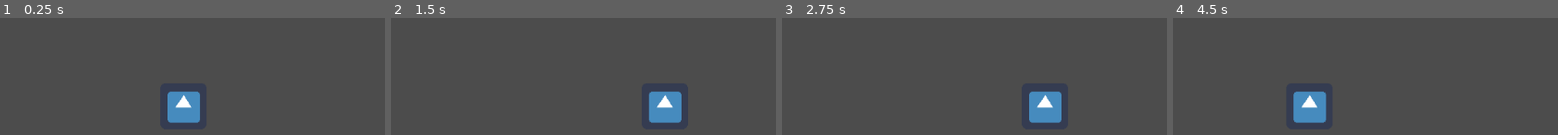
Above: before the commit, frames 1-4 (left to right).
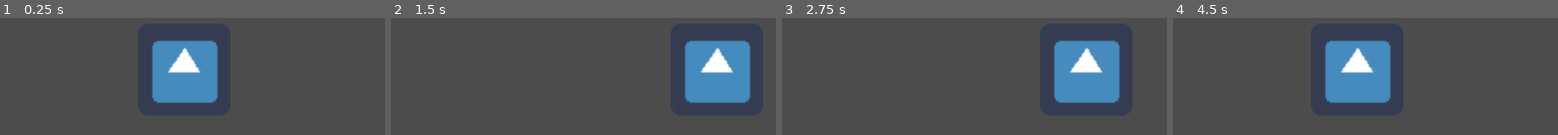
Above: after the commit, the same moments.

Repository: idontkillcoyotes/godot-rodri
Game: Godot game, scene res://Node2D.tscn
Same seed, same stepped clock (60 frames per second), same inputs: the game is played once before the commit and once after it. The project has no main scene, so this scene is started directly. The engine's default icon, where the game draws it, is replaced by a stand-in: a white triangle on a blue panel in a dark square.
Inputs:
- Up to frame 1 (0.25 s): no input
- Up to frame 2 (1.5 s): no input
- Up to frame 3 (2.75 s): tap Enter at 2 s
- Up to frame 4 (4.5 s): no input

The runs differ from the first frame. In frame 1, 10% of the frame differs, in the area x 39-57%, y 18-90%; in frame 2, 11%, in the area x 66-94%, y 18-90%; in frame 3, 11%; in frame 4, 11%.

Commit message:
recargar escena y limites de camara

Diff:
--- a/Node2D.gd
+++ b/Node2D.gd
@@ -19,3 +19,5 @@
 func _on_Area2D_body_entered(body: Node) -> void:
 	print("musica")
 	$AudioStreamPlayer.play()
+
+	#get_tree().reload_current_scene()
--- a/Node2D.tscn
+++ b/Node2D.tscn
@@ -43,19 +43,26 @@
 [node name="KinematicBody2D" parent="." instance=ExtResource( 1 )]
 position = Vector2( 192, -57 )
 
+[node name="Camera2D" type="Camera2D" parent="KinematicBody2D"]
+current = true
+zoom = Vector2( 0.5, 0.5 )
+limit_left = -126
+limit_top = -339
+limit_right = 500
+limit_bottom = 190
+editor_draw_limits = true
+
 [node name="Area2D" type="Area2D" parent="."]
-position = Vector2( 345, -130 )
+position = Vector2( 386, -149 )
 collision_layer = 0
 collision_mask = 2
 
 [node name="CollisionShape2D" type="CollisionShape2D" parent="Area2D"]
-position = Vector2( 8, 5 )
 shape = SubResource( 2 )
 
 [node name="AudioStreamPlayer" type="AudioStreamPlayer" parent="."]
 
-[node name="Camera2D" type="Camera2D" parent="."]
-position = Vector2( 218, -92 )
-current = true
+[node name="Node2D" type="Node2D" parent="."]
+position = Vector2( 730, -106 )
 
 [connection signal="body_entered" from="Area2D" to="." method="_on_Area2D_body_entered"]
